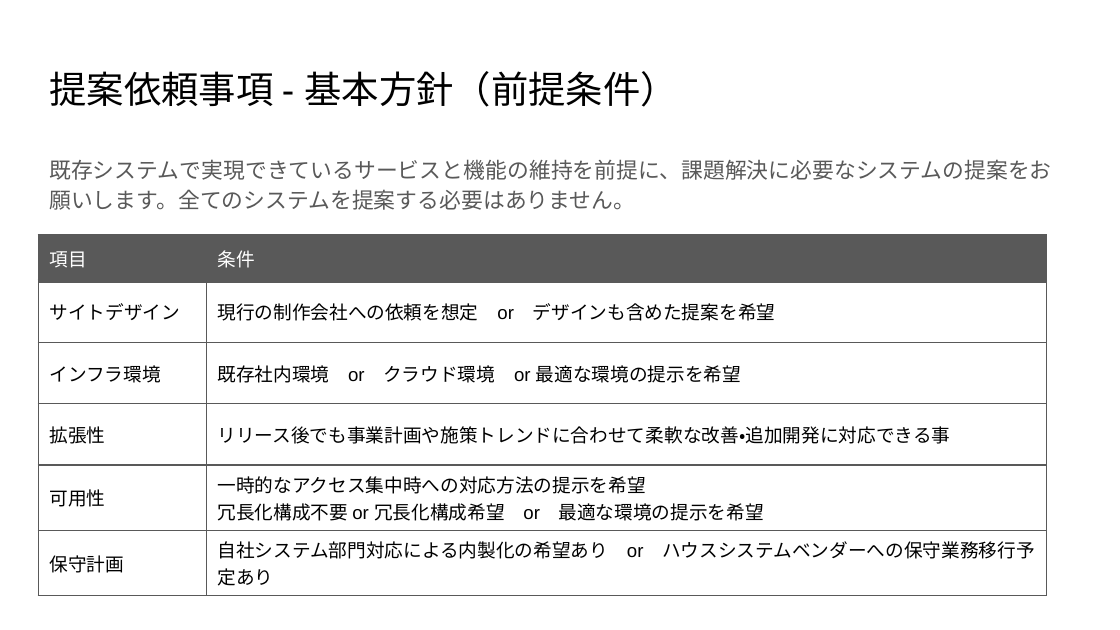
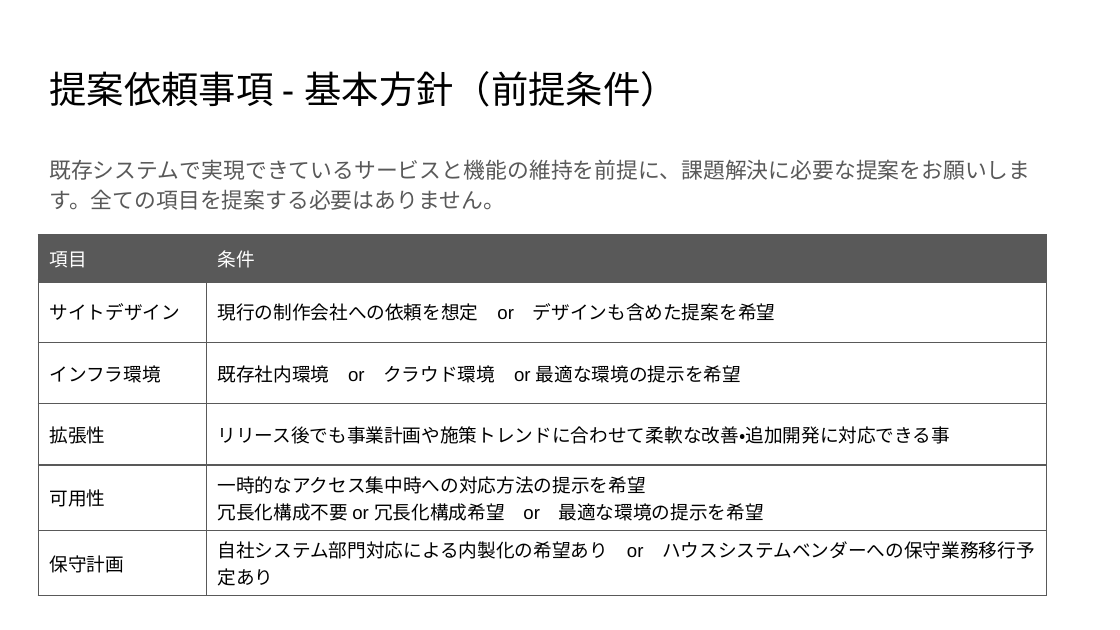
Before and after one commit to tomoriyamaaa/pm-cause-ec, a slide deck: slide 10 of RFP/RFP.pptx (slide 9 before the commit). Drawn at 1120x630 pixels with LibreOffice and Linux fonts; fonts in the diff are those of the drawing. Boxes give left, top, right and bottom in pixels: in the first picture for what was removed or moved away, otherwise in the second. Text is boxed around its words. In the diff, an @@ line names an element or a change of style, - is before the commit and + after.

```diff
--- a/RFP/RFP.pptx
+++ b/RFP/RFP.pptx
@@ text at bbox=[49, 159, 1030, 210]: text changed @@
-既存システムで実現できているサービスと機能の維持を前提に、課題解決に必要なシステムの提案をお願いします。全てのシステムを提案する必要はありません。
+既存システムで実現できているサービスと機能の維持を前提に、課題解決に必要な提案をお願いします。全ての項目を提案する必要はありません。
```
Also in this commit, not shown: 8 other slides changed, 4 slides added.
